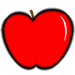
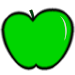
Two versions of the same layered image (75px x 75px). Layer-by-layer changes:
added layer "Layer 2 - green" above "Layer 2" over 3, 9, 72, 69
